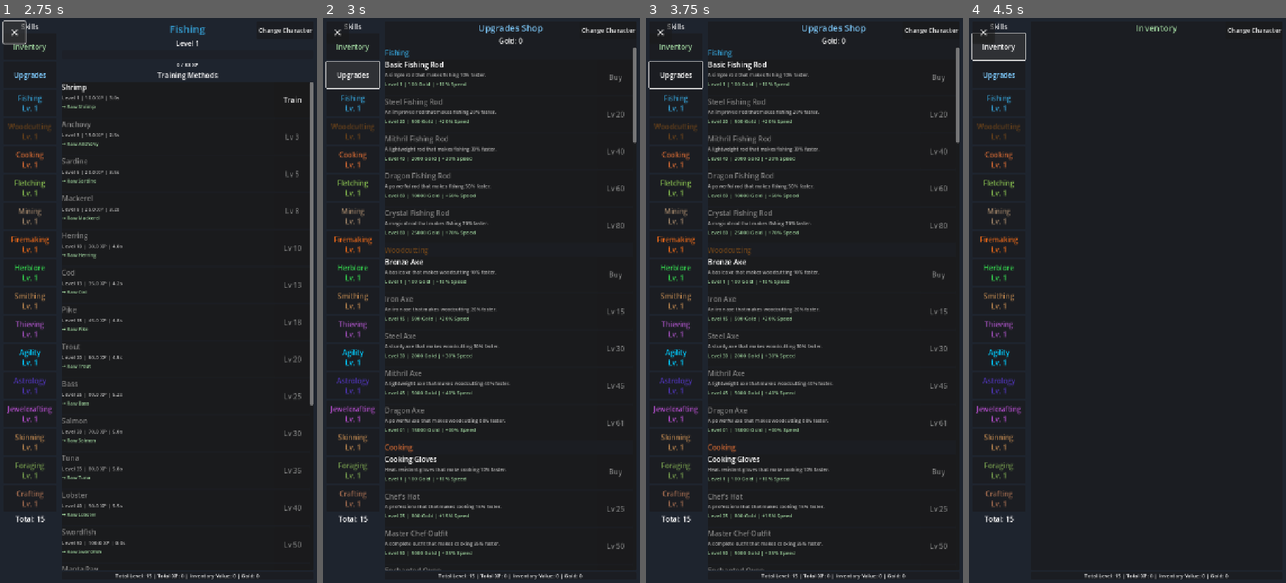
Above: before the commit, frames 1-4 (left to right).
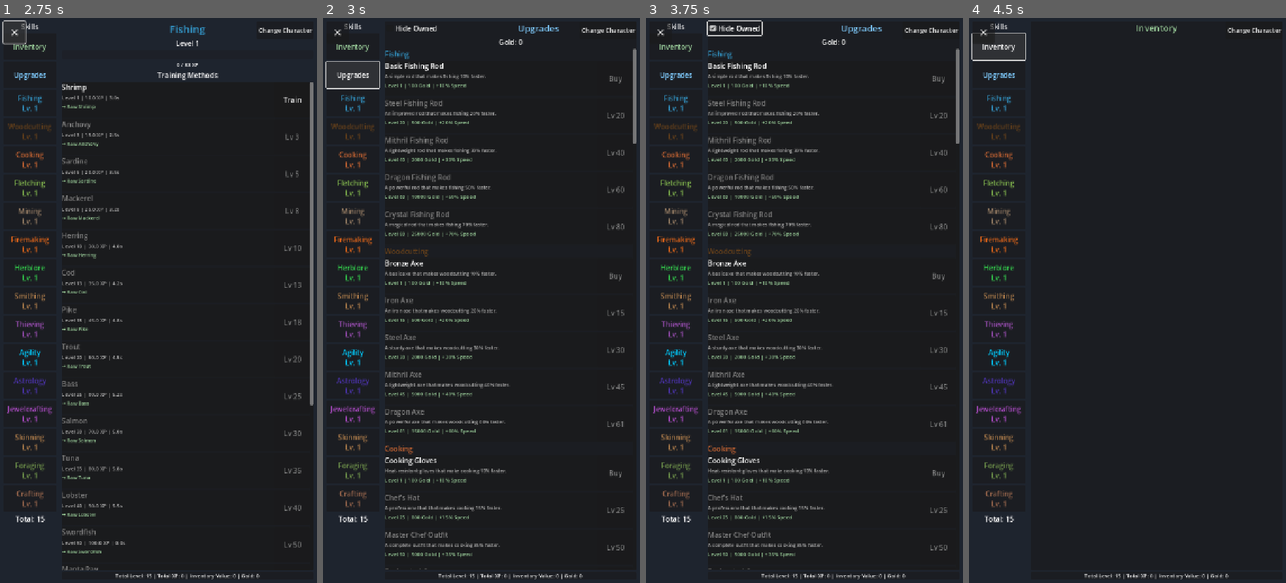
Above: after the commit, the same moments.

Repository: fahmed93/idlescapers
Game: Godot game, scene res://scenes/main.tscn
The game is run twice, just before and just after one commit, with the same random seed, the same clock (stepped at 60 frames per second) and the same inputs. This scene is started directly instead of the project's main scene.
Inputs (mouse positions are in pixels of both pictures, inside the frame that each line leads up to):
- Up to frame 1 (2.75 s): click "Train" at 0.5 s; click "Stop Training" at 1.25 s; click "☰" at 2 s
- Up to frame 2 (3 s): click "Upgrades" at 2.75 s
- Up to frame 3 (3.75 s): click (734, 29) at 3.5 s, where only the run after the commit has a clickable "Hide Owned"
- Up to frame 4 (4.5 s): click "Inventory" at 4.25 s

Frame 1 is identical in both runs. In frame 2, 6.0% of the frame differs, in the area x 19-99%, y 1-98%; in frame 3, 6.3%, in the area x 0-99%, y 0-98%; in frame 4, nothing differs.

Commit message:
Add hide owned checkbox to upgrades shop
Co-authored-by: fahmed93 <4407704+fahmed93@users.noreply.github.com>

Diff:
--- a/scripts/main.gd
+++ b/scripts/main.gd
@@ -39,6 +39,8 @@
 var upgrades_panel: PanelContainer = null
 var upgrades_list: VBoxContainer = null
 var upgrades_gold_label: Label = null
+var upgrades_hide_owned_checkbox: CheckBox = null
+var hide_owned_upgrades: bool = false
 var inventory_button: Button = null
 var inventory_panel_view: PanelContainer = null
 var inventory_items_list: GridContainer = null
@@ -645,13 +647,26 @@
 	var upgrades_vbox := VBoxContainer.new()
 	upgrades_panel.add_child(upgrades_vbox)
 
-	# Upgrades header
+	# Upgrades header with checkbox
+	var header_hbox := HBoxContainer.new()
+	header_hbox.alignment = BoxContainer.ALIGNMENT_CENTER
+	upgrades_vbox.add_child(header_hbox)
+
+	# Hide owned checkbox on the left
+	upgrades_hide_owned_checkbox = CheckBox.new()
+	upgrades_hide_owned_checkbox.text = "Hide Owned"
+	upgrades_hide_owned_checkbox.button_pressed = hide_owned_upgrades
+	upgrades_hide_owned_checkbox.toggled.connect(_on_hide_owned_toggled)
+	header_hbox.add_child(upgrades_hide_owned_checkbox)
+
+	# Upgrades title in the center
 	var upgrades_header := Label.new()
-	upgrades_header.text = "Upgrades Shop"
+	upgrades_header.text = "Upgrades"
 	upgrades_header.horizontal_alignment = HORIZONTAL_ALIGNMENT_CENTER
 	upgrades_header.add_theme_font_size_override("font_size", 20)
 	upgrades_header.add_theme_color_override("font_color", Color(0.5, 0.8, 1.0))
-	upgrades_vbox.add_child(upgrades_header)
+	upgrades_header.size_flags_horizontal = Control.SIZE_EXPAND_FILL
+	header_hbox.add_child(upgrades_header)
 
 	upgrades_gold_label = Label.new()
 	upgrades_gold_label.text = "Gold: %d" % Store.get_gold()
@@ -719,6 +734,17 @@
 		if skill_upgrades.is_empty():
 			continue
 
+		# Filter out owned upgrades if hide_owned_upgrades is true
+		var filtered_upgrades: Array[UpgradeData] = []
+		for upgrade in skill_upgrades:
+			if hide_owned_upgrades and UpgradeShop.is_purchased(upgrade.id):
+				continue
+			filtered_upgrades.append(upgrade)
+
+		# Skip this skill if all upgrades are filtered out
+		if filtered_upgrades.is_empty():
+			continue
+
 		# Add skill header
 		var skill_header := Label.new()
 		skill_header.text = skill.name
@@ -727,7 +753,7 @@
 		upgrades_list.add_child(skill_header)
 
 		# Add upgrades for this skill
-		for upgrade in skill_upgrades:
+		for upgrade in filtered_upgrades:
 			var upgrade_panel := PanelContainer.new()
 			upgrade_panel.custom_minimum_size = Vector2(0, 80)
 
@@ -785,6 +811,11 @@
 	if UpgradeShop.purchase_upgrade(upgrade_id):
 		_populate_upgrades_list()
 
+## Handle hide owned checkbox toggled
+func _on_hide_owned_toggled(button_pressed: bool) -> void:
+	hide_owned_upgrades = button_pressed
+	_populate_upgrades_list()
+
 ## Handle upgrade purchased signal
 func _on_upgrade_purchased(upgrade_id: String) -> void:
 	var upgrade: UpgradeData = UpgradeShop.upgrades.get(upgrade_id)
